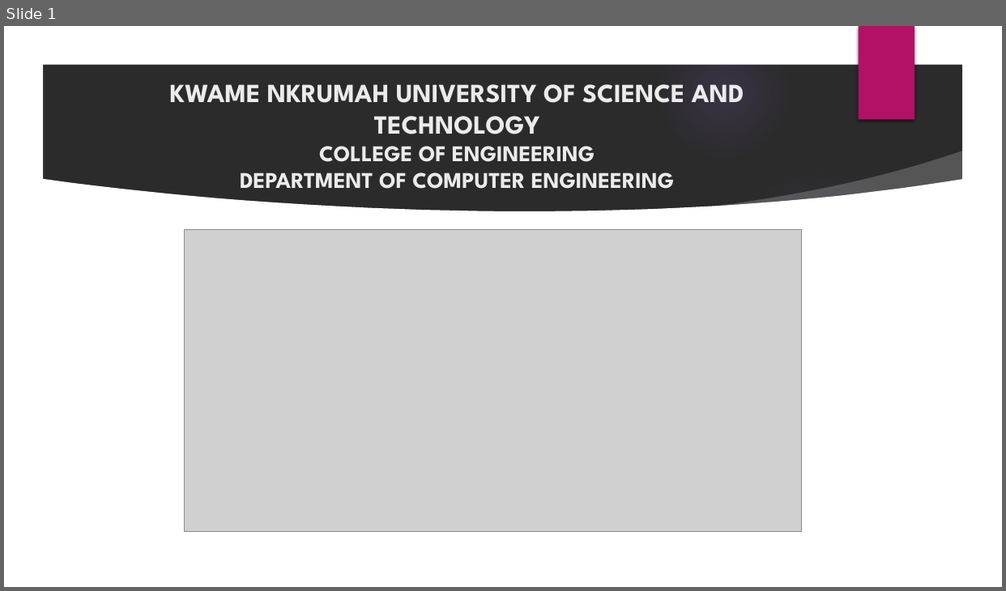
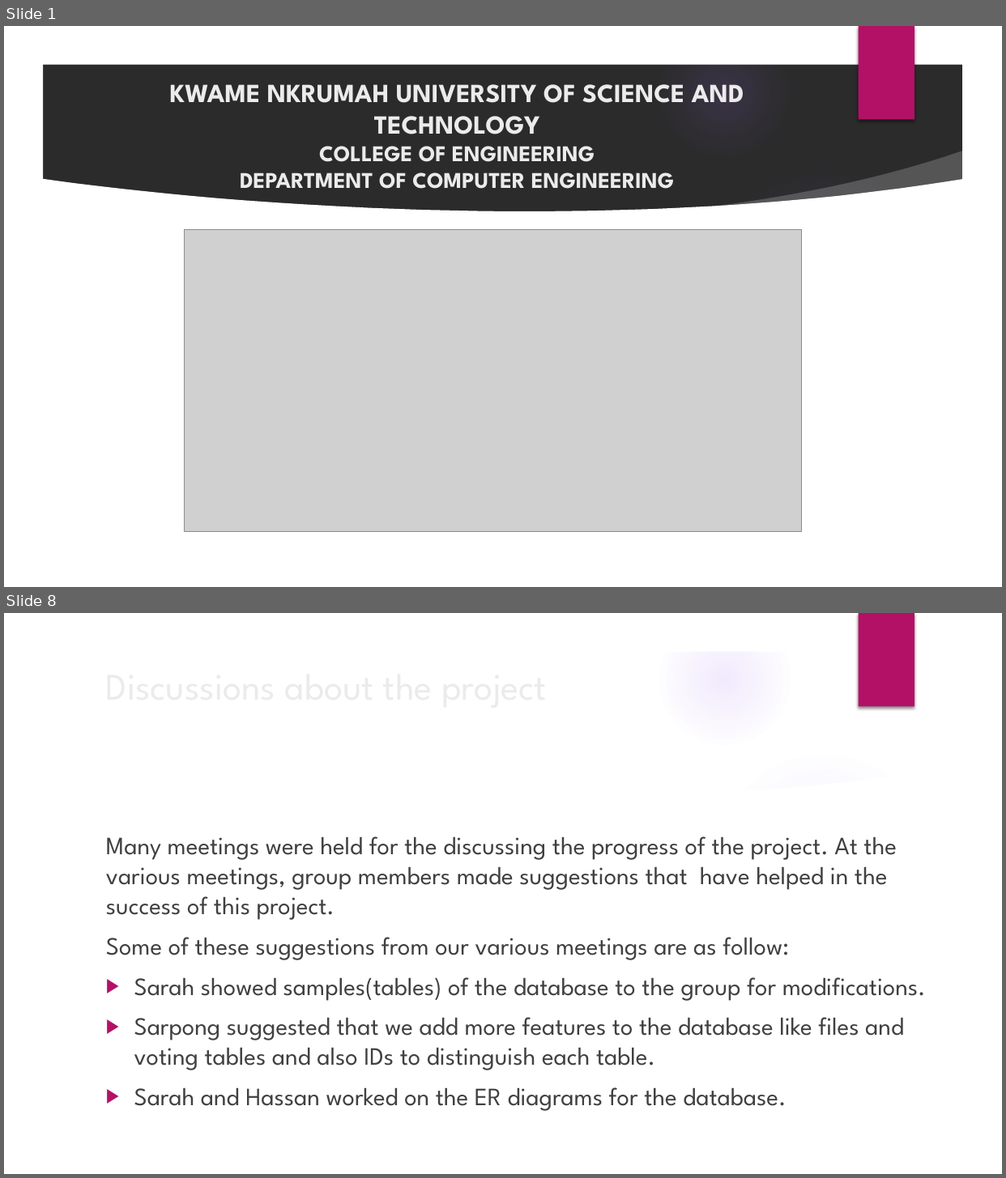
Before and after one commit to ks-manu/Mannschaft_KNUST, a slide deck: Documents/MannschaftPresentation.pptx. Shown one above the other, each under a label of ours: slide 1 before the commit, slides 1 and 8 after it; the slides between them are not shown. The pictures are 1006x591 and 1006x1178 pixels, drawn with LibreOffice and Linux fonts; fonts in the diff are those of the drawing; grey boxes stand for pictures; background and template pictures are left out; a plain dark background stands for a picture behind light text. Boxes give left, top, right and bottom in pixels: in the first picture for what was removed or moved away, otherwise in the second. Text is boxed around its words. In the diff, an @@ line names an element or a change of style, - is before the commit and + after.

```diff
--- a/Documents/MannschaftPresentation.pptx
+++ b/Documents/MannschaftPresentation.pptx
@@ slide 8 added at bbox=[4, 613, 1002, 1174], background picture (left out); not listed: 9 template elements that a slide beside it also shows @@
@@ text added at bbox=[106, 837, 926, 1111], 24 pt, text #404040 @@
+Many meetings were held for the discussing the progress of the project. At the various meetings, group members made suggestions that have helped in the success of this project.
+Some of these suggestions from our various meetings are as follow:
+▶ Sarah showed samples(tables) of the database to the group for modifications.
+▶ Sarpong suggested that we add more features to the database like files and voting tables and also IDs to distinguish each table.
+▶ Sarah and Hassan worked on the ER diagrams for the database.
@@ title added at bbox=[712, 837, 829, 860], 36 pt, text #EBEBEB @@
+Discussions about the project
```
Also in this commit, not shown: 8 slides changed, 9 other slides added, 3 other files.
